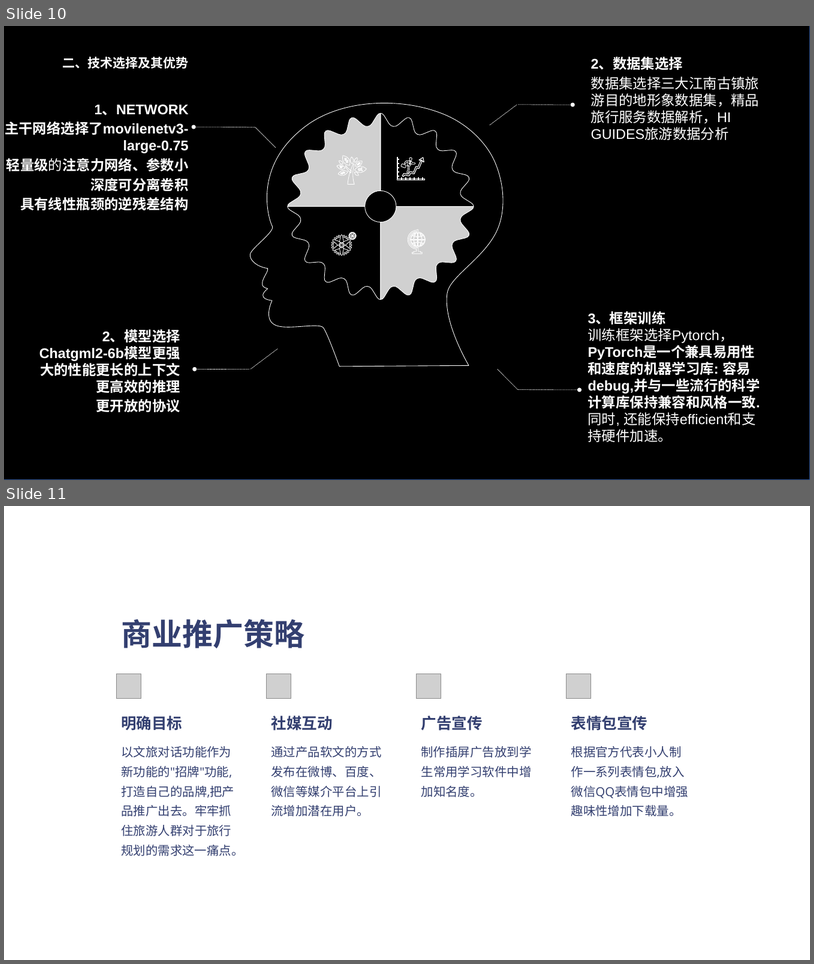
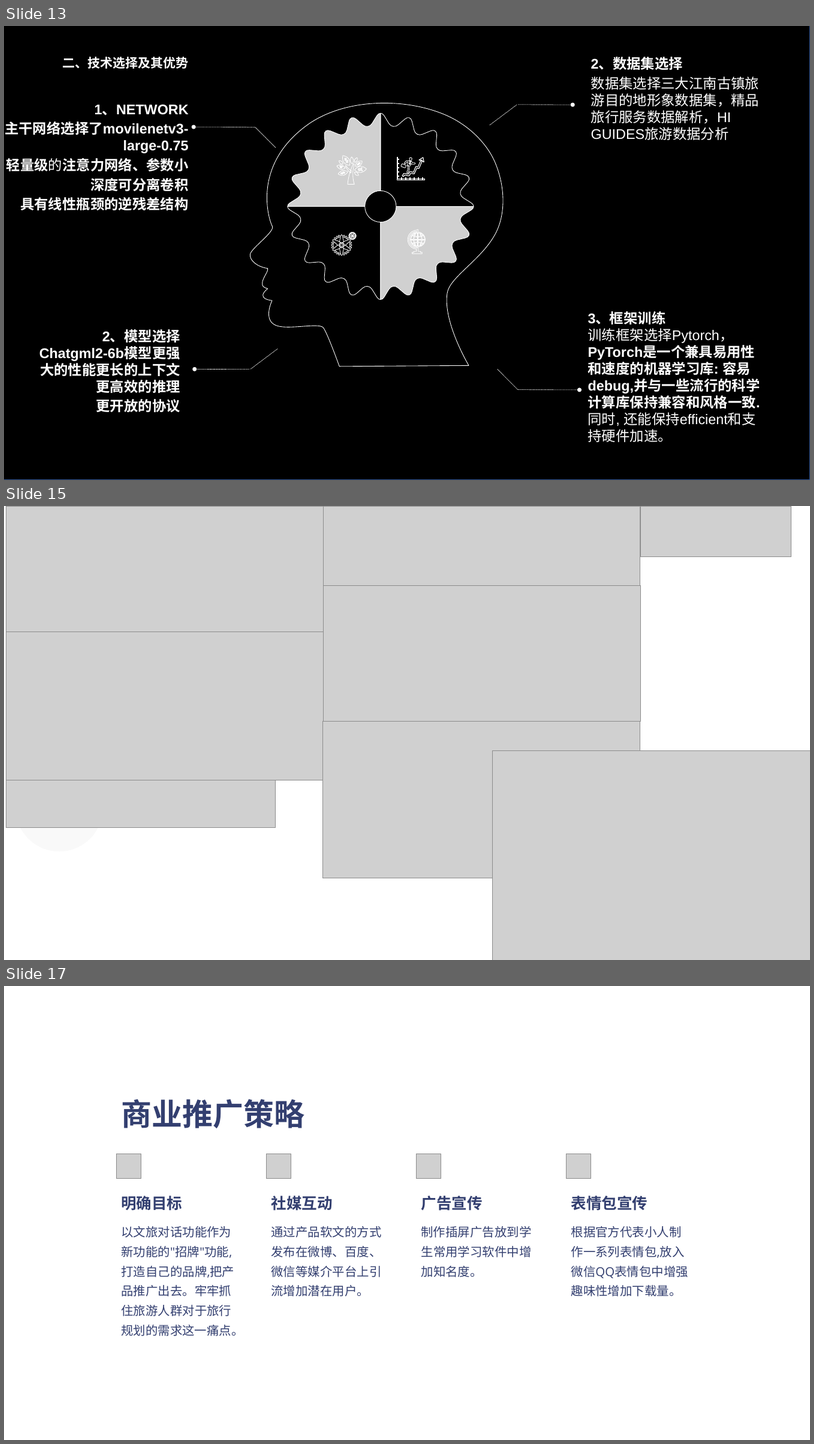
Before and after one commit to darkshuige/codecode, a slide deck: 服务外包/laceblqg2ssyau3.pptx. Shown one above the other, each under a label of ours: slides 10 and 11 before the commit, slides 13, 15 and 17 after it; the slides between them are not shown. The pictures are 814x964 and 814x1444 pixels, drawn with LibreOffice and Linux fonts; fonts in the diff are those of the drawing; grey boxes stand for pictures. Boxes give left, top, right and bottom in pixels: in the first picture for what was removed or moved away, otherwise in the second. Text is boxed around its words. In the diff, an @@ line names an element or a change of style, - is before the commit and + after.

```diff
--- a/服务外包/laceblqg2ssyau3.pptx
+++ b/服务外包/laceblqg2ssyau3.pptx
@@ slide 15 added at box(4, 506, 810, 960), background #FFFFFF @@
@@ picture added at box(6, 506, 324, 631) @@
@@ picture added at box(324, 506, 641, 586) @@
@@ picture added at box(641, 507, 792, 557) @@
@@ ellipse added at box(21, 588, 104, 671), fill #F2F2F2 at 40% opacity @@
@@ picture added at box(324, 586, 641, 721) @@
@@ freeform shape added at box(38, 607, 69, 638), fill #F2F2F2 @@
@@ picture added at box(6, 631, 323, 780) @@
@@ freeform shape added at box(63, 628, 84, 651), fill #F2F2F2 @@
@@ picture added at box(323, 721, 641, 877) @@
@@ picture added at box(493, 750, 810, 960) @@
@@ ellipse added at box(15, 763, 103, 851), fill #F2F2F2 at 40% opacity @@
@@ picture added at box(6, 780, 275, 827) @@
@@ freeform shape added at box(46, 786, 71, 828), fill #F2F2F2 @@
@@ what was slide 10 is now slide 13 @@
@@ what was slide 11 is now slide 17 @@
```
Also in this commit, not shown: 7 other slides added, 1 slide removed, 16 other files.
